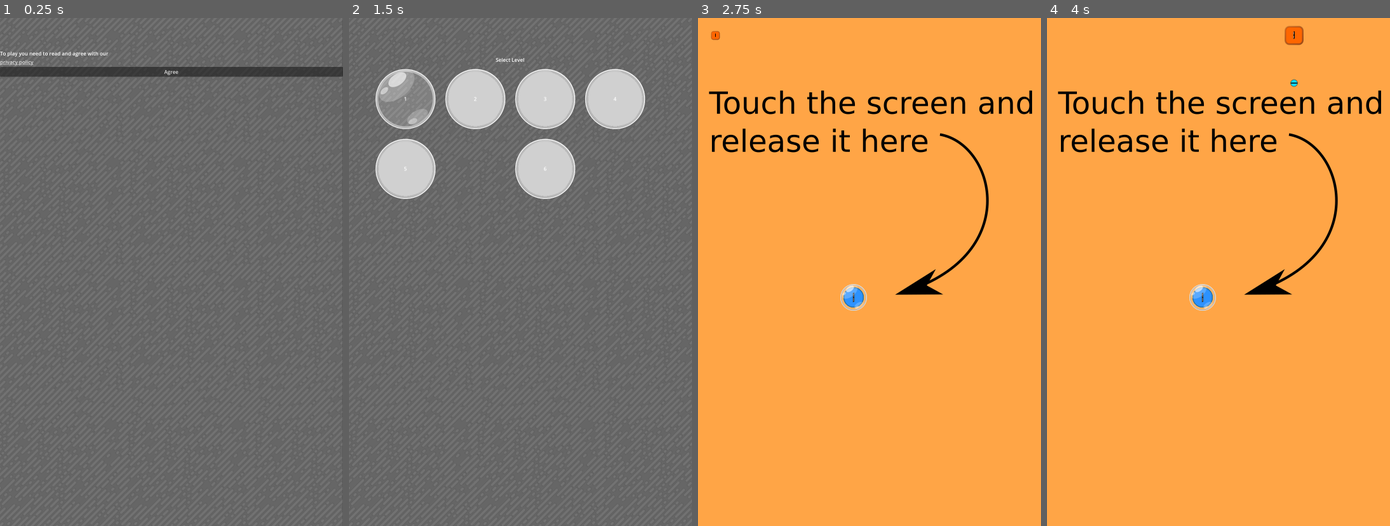
Above: before the commit, frames 1-4 (left to right).
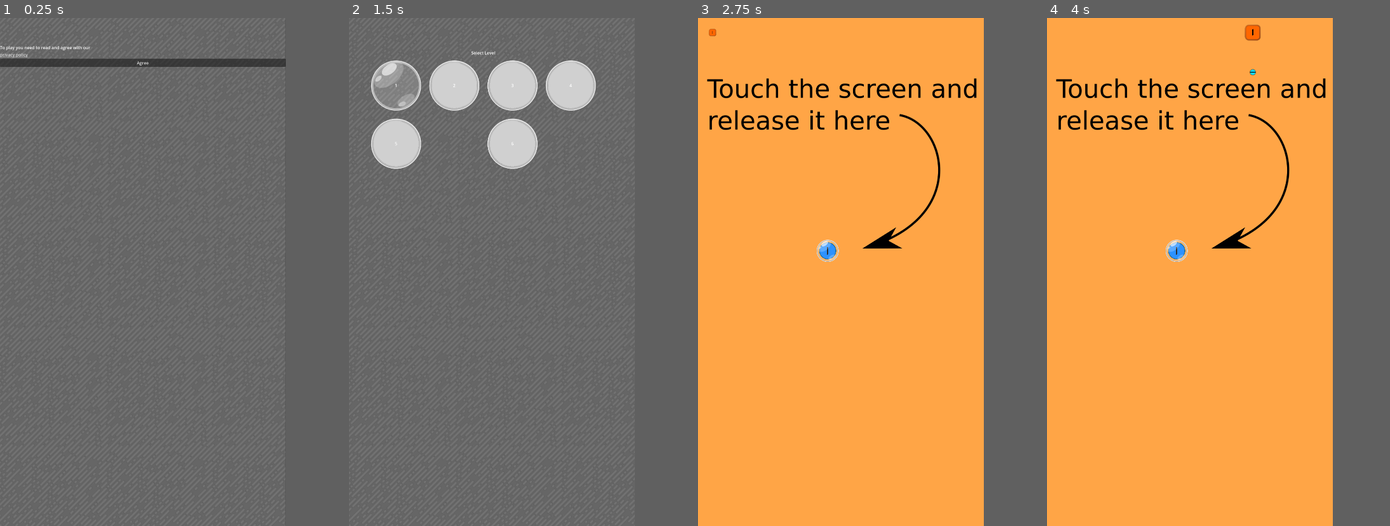
Above: after the commit, the same moments.

Repository: beothorn/tingting
Game: Godot game, scene res://levels/PrivacyPolicyAgreement.tscn
Same seed, same stepped clock (60 frames per second), same inputs: the game is played once before the commit and once after it.
Inputs (mouse positions are in pixels of both pictures, inside the frame that each line leads up to):
- Up to frame 1 (0.25 s): no input
- Up to frame 2 (1.5 s): click "Agree" at 0.5 s; click "Choose Level" at 1.25 s
- Up to frame 3 (2.75 s): click "1" at 2 s
- Up to frame 4 (4 s): tap Enter at 2.75 s; move the mouse to (1293, 246) at 2.77 s; click (1293, 246) at 2.92 s; move the mouse to (1149, 297) at 3.52 s; click (1149, 297) at 3.67 s
The window is 540x800 before the commit and 450x800 after it. Grey fills any space a smaller window leaves; there, only what the larger window draws over its background counts as a difference.

The runs differ from the first frame. In frame 1, 3.7% of the frame differs, in the area x 0-100%, y 0-100%; in frame 2, 10%, in the area x 6-87%, y 6-36%; in frame 3, 5.4%; in frame 4, 5.7%.
Error in both runs: Invalid access to property or key 'scancode' on a base object of type 'InputEventKey'. (res://levels/Level.gd:26)

Commit message:
ViewportSize

Diff:
--- a/src/project.godot
+++ b/src/project.godot
@@ -20,7 +20,10 @@
 [display]
 
 window/size/viewport_width=1080
-window/size/viewport_height=2340
+window/size/viewport_height=1920
+window/size/mode=3
+window/size/initial_position_type=2
+window/stretch/mode="viewport"
 window/handheld/orientation=1
 window/size/width=1080
 window/size/height=1980
